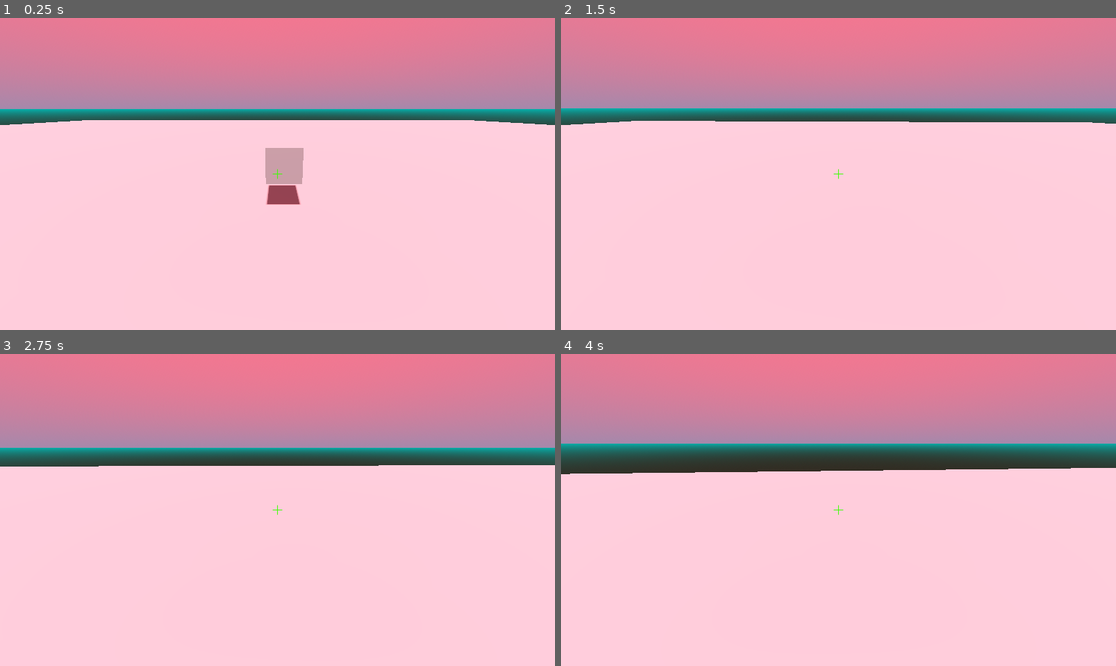
Above: before the commit, frames 1-4 (two rows, left to right).
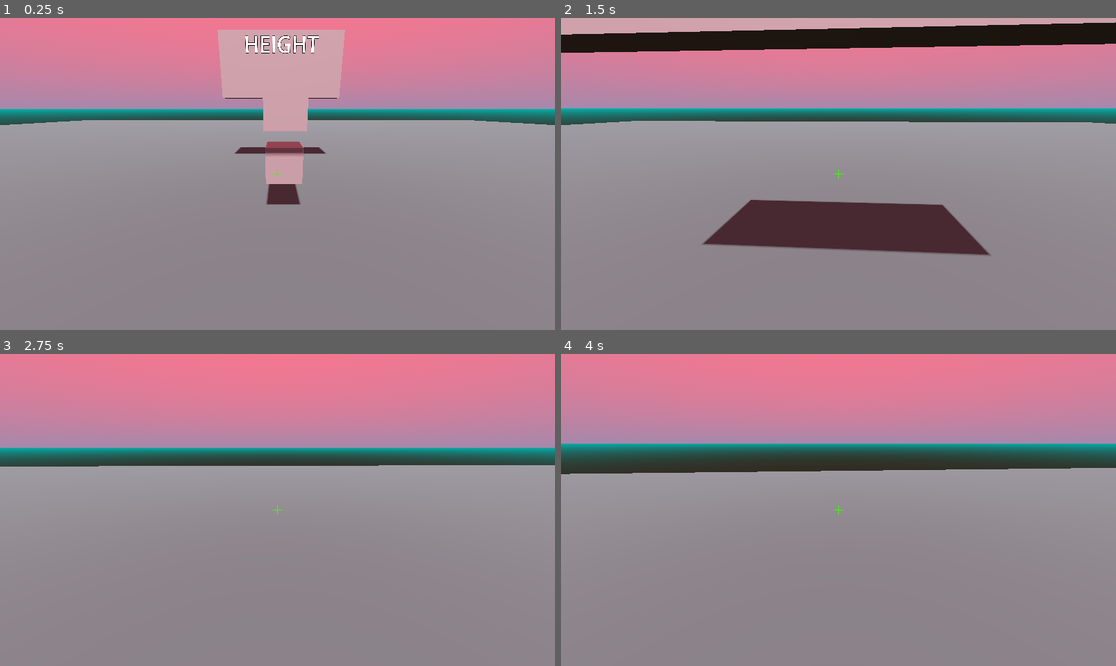
Above: after the commit, the same moments.

Repository: tehelka-gamedev/gmtk-2024
Game: Godot game, scene res://main/main.tscn
Two runs of this game, one before a commit and one after it. Both use one fixed random seed, a clock stepped at 60 frames per second and the inputs below.
Inputs (mouse positions are in pixels of both pictures, inside the frame that each line leads up to):
- Up to frame 1 (0.25 s): no input
- Up to frame 2 (1.5 s): move the mouse to (866, 174) at 0.52 s; hold W (move_forward) from 0.53 s (still down); click (866, 174) at 0.67 s; move the mouse to (810, 174) at 1.27 s
- Up to frame 3 (2.75 s): keep holding W (move_forward); move the mouse to (288, 503) at 2.02 s
- Up to frame 4 (4 s): keep holding W (move_forward); move the mouse to (832, 516) at 2.77 s; click (832, 516) at 2.92 s; move the mouse to (877, 513) at 3.52 s

The runs differ from the first frame. In frame 1, 72% of the frame differs, in the area x 0-100%, y 3-100%; in frame 2, 76%, in the area x 0-100%, y 0-100%; in frame 3, 64%; in frame 4, 63%.

Commit message:
Affichage de la hauteur max (billboard)

Diff:
--- a/godot/Gameplay/GameState.gd
+++ /dev/null
@@ -1,10 +0,0 @@
-extends Node
-
-signal game_state_changed(new_state: Enum.GAME_STATE)
-
-var current_game_state: Enum.GAME_STATE = Enum.GAME_STATE.FREE_CAMERA :
-	set(value):
-		current_game_state = value
-		game_state_changed.emit(value)
-	get:
-		return current_game_state
--- /dev/null
+++ b/godot/billboard/billboard.gd
@@ -0,0 +1,12 @@
+class_name Billboard
+extends StaticBody3D
+
+
+@onready var _height_label: Label3D = $HeightLabel
+
+
+func change_max_height(max_height: float) -> void:
+	var float_precision: float = pow(10, -Const.HEIGHT_DECIMAL_PRECISION)
+	_height_label.text = str(
+			snappedf(max_height, float_precision)
+	).pad_decimals(Const.HEIGHT_DECIMAL_PRECISION)
--- /dev/null
+++ b/godot/billboard/billboard.tscn
@@ -0,0 +1,29 @@
+[gd_scene load_steps=4 format=3 uid="uid://bcqgjd3l2f1sm"]
+
+[ext_resource type="Script" path="res://billboard/billboard.gd" id="1_d844d"]
+
+[sub_resource type="BoxMesh" id="BoxMesh_q0u76"]
+size = Vector3(6, 3, 0.5)
+
+[sub_resource type="BoxShape3D" id="BoxShape3D_d5a4v"]
+size = Vector3(6, 3, 0.5)
+
+[node name="Billboard" type="StaticBody3D"]
+transform = Transform3D(1, 0, 0, 0, 1, 0, 0, 0, 1, 0, 4.80494, -5.69024)
+collision_mask = 0
+script = ExtResource("1_d844d")
+
+[node name="MeshInstance3D" type="MeshInstance3D" parent="."]
+mesh = SubResource("BoxMesh_q0u76")
+
+[node name="CollisionShape3D" type="CollisionShape3D" parent="."]
+shape = SubResource("BoxShape3D_d5a4v")
+
+[node name="Label3D" type="Label3D" parent="."]
+transform = Transform3D(1, 0, 0, 0, 1, 0, 0, 0, 1, 0, 0.92223, 0.26)
+text = "HEIGHT"
+font_size = 196
+
+[node name="HeightLabel" type="Label3D" parent="."]
+transform = Transform3D(1, 0, 0, 0, 1, 0, 0, 0, 1, 0, -0.236226, 0.26)
+font_size = 256
--- /dev/null
+++ b/godot/const.gd
@@ -0,0 +1,5 @@
+class_name Const
+extends Object
+
+
+const HEIGHT_DECIMAL_PRECISION: int = 2
--- a/godot/Enum.gd
+++ b/godot/enum.gd
@@ -1,7 +1,7 @@
 class_name Enum
 extends Object
 
-enum GAME_STATE {
+enum GameState {
 	FREE_CAMERA,
 	OBJECT_SELECTED,
 }
--- /dev/null
+++ b/godot/gameplay/game_state.gd
@@ -0,0 +1,10 @@
+extends Node
+
+signal game_state_changed(new_state: Enum.GameState)
+
+var current_game_state: Enum.GameState = Enum.GameState.FREE_CAMERA :
+	set(value):
+		current_game_state = value
+		game_state_changed.emit(value)
+	get:
+		return current_game_state
--- /dev/null
+++ b/godot/main/height_detector.gd
@@ -0,0 +1,25 @@
+class_name HeightDetector
+extends ShapeCast3D
+
+
+signal max_height_changed(max_height: float)
+
+@onready var _timer: Timer = $Timer
+
+
+func _ready() -> void:
+	set_physics_process(false)
+	target_position = -position
+	_detect_current_max_height()
+	@warning_ignore("return_value_discarded")
+	_timer.timeout.connect(_detect_current_max_height)
+
+
+func _detect_current_max_height() -> void:
+	force_shapecast_update()
+	var max_height: float = 0.0
+	for collision: Dictionary in collision_result:
+		if collision.point.y > max_height:
+			max_height = collision.point.y
+
+	max_height_changed.emit(max_height)
--- /dev/null
+++ b/godot/main/main.gd
@@ -0,0 +1,14 @@
+extends Node3D
+
+
+@onready var _height_detector: HeightDetector = $HeightDetector
+@onready var _billboard: Billboard = $Billboard
+
+
+func _ready() -> void:
+	@warning_ignore("return_value_discarded")
+	_height_detector.max_height_changed.connect(_on_max_height_changed)
+
+
+func _on_max_height_changed(max_height: float) -> void:
+	_billboard.change_max_height(max_height)
--- a/godot/main/main.tscn
+++ b/godot/main/main.tscn
@@ -1,16 +1,25 @@
-[gd_scene load_steps=10 format=3 uid="uid://jeihxw20nydi"]
+[gd_scene load_steps=15 format=3 uid="uid://jeihxw20nydi"]
 
+[ext_resource type="Script" path="res://main/main.gd" id="1_tycjl"]
 [ext_resource type="PackedScene" uid="uid://b3osahesu8vvn" path="res://camera/player_camera.tscn" id="1_y5qgp"]
+[ext_resource type="Script" path="res://main/height_detector.gd" id="2_11x3m"]
 [ext_resource type="Texture2D" uid="uid://46pg3af12jhy" path="res://hud/crosshair.png" id="2_c323c"]
+[ext_resource type="PackedScene" uid="uid://bcqgjd3l2f1sm" path="res://billboard/billboard.tscn" id="3_a3m6j"]
 
 [sub_resource type="PlaneMesh" id="PlaneMesh_t10fx"]
 size = Vector2(100, 100)
+
+[sub_resource type="StandardMaterial3D" id="StandardMaterial3D_85j64"]
+albedo_color = Color(0.25459, 0.356683, 0.349198, 1)
 
 [sub_resource type="WorldBoundaryShape3D" id="WorldBoundaryShape3D_s75uj"]
 
 [sub_resource type="BoxMesh" id="BoxMesh_pynq8"]
 
 [sub_resource type="BoxShape3D" id="BoxShape3D_00qp6"]
+
+[sub_resource type="BoxShape3D" id="BoxShape3D_jcetm"]
+size = Vector3(100, 1, 100)
 
 [sub_resource type="ProceduralSkyMaterial" id="ProceduralSkyMaterial_5jlxj"]
 sky_top_color = Color(1, 0.454902, 0.54902, 1)
@@ -26,6 +35,7 @@
 sky = SubResource("Sky_eouk7")
 
 [node name="Main" type="Node3D"]
+script = ExtResource("1_tycjl")
 
 [node name="Ground" type="StaticBody3D" parent="."]
 collision_mask = 0
@@ -33,9 +43,13 @@
 [node name="MeshiInstance3D" type="MeshInstance3D" parent="Ground"]
 mesh = SubResource("PlaneMesh_t10fx")
 skeleton = NodePath("../..")
+surface_material_override/0 = SubResource("StandardMaterial3D_85j64")
 
 [node name="CollisionShape3D" type="CollisionShape3D" parent="Ground"]
 shape = SubResource("WorldBoundaryShape3D_s75uj")
+
+[node name="PlayerCamera" parent="." instance=ExtResource("1_y5qgp")]
+transform = Transform3D(1, 0, 0, 0, 1, 0, 0, 0, 1, -0.179205, 2.74989, 5.72712)
 
 [node name="Objects" type="Node3D" parent="."]
 
@@ -51,8 +65,29 @@
 [node name="CollisionShape3D" type="CollisionShape3D" parent="Objects/Cube"]
 shape = SubResource("BoxShape3D_00qp6")
 
-[node name="PlayerCamera" parent="." instance=ExtResource("1_y5qgp")]
-transform = Transform3D(1, 0, 0, 0, 1, 0, 0, 0, 1, -0.179205, 2.74989, 5.72712)
+[node name="Cube2" type="RigidBody3D" parent="Objects"]
+transform = Transform3D(1, 0, 0, 0, 1, 0, 0, 0, 1, 0, 3.05191, 0.478556)
+collision_layer = 2
+collision_mask = 3
+
+[node name="MeshInstance3D" type="MeshInstance3D" parent="Objects/Cube2"]
+mesh = SubResource("BoxMesh_pynq8")
+skeleton = NodePath("../../..")
+
+[node name="CollisionShape3D" type="CollisionShape3D" parent="Objects/Cube2"]
+shape = SubResource("BoxShape3D_00qp6")
+
+[node name="Billboard" parent="." instance=ExtResource("3_a3m6j")]
+
+[node name="HeightDetector" type="ShapeCast3D" parent="."]
+transform = Transform3D(1, 0, 0, 0, 1, 0, 0, 0, 1, 0, 8.5813, 0)
+shape = SubResource("BoxShape3D_jcetm")
+target_position = Vector3(0, 0, 0)
+collision_mask = 2
+script = ExtResource("2_11x3m")
+
+[node name="Timer" type="Timer" parent="HeightDetector"]
+autostart = true
 
 [node name="WorldEnvironment" type="WorldEnvironment" parent="."]
 environment = SubResource("Environment_4nusp")
--- a/godot/project.godot
+++ b/godot/project.godot
@@ -17,7 +17,7 @@
 
 [autoload]
 
-GameState="*res://Gameplay/GameState.gd"
+GameState="*res://gameplay/game_state.gd"
 
 [debug]
 
Not shown, changed: godot/todo.md
